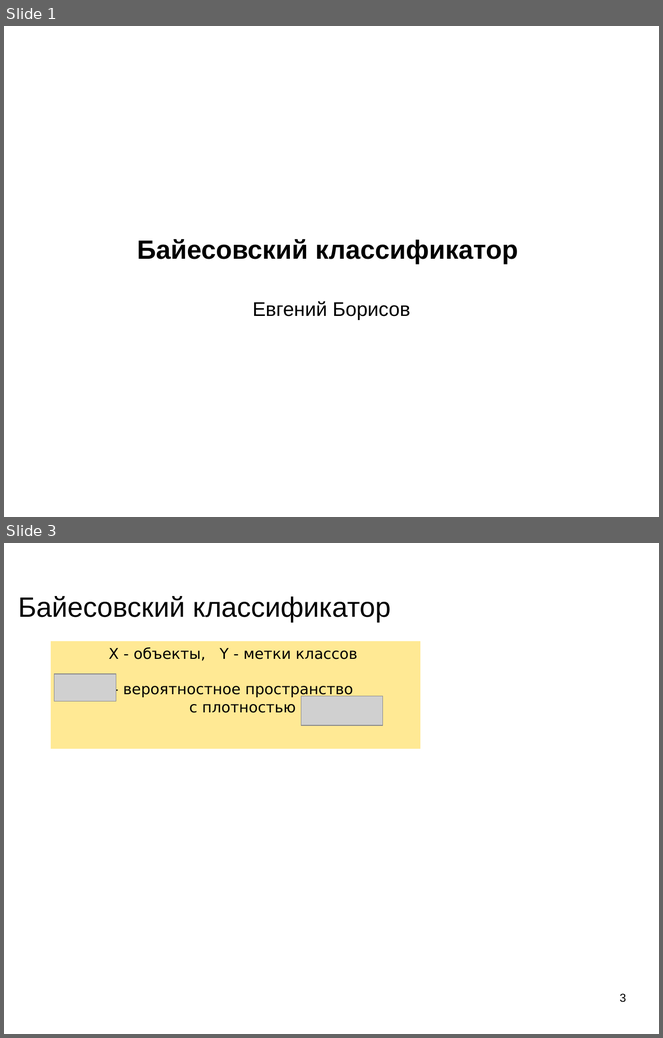
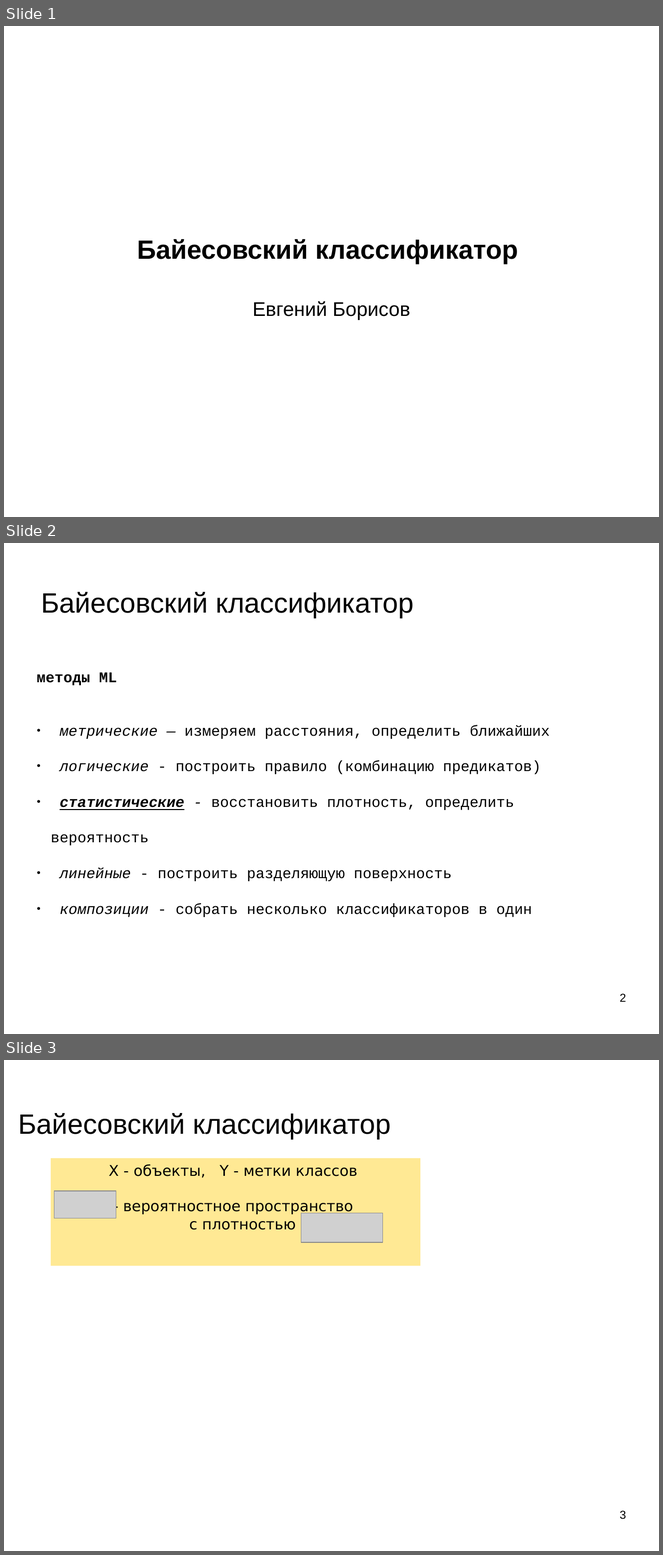
Before and after one commit to mechanoid5/ml_lectorium_legacy, a slide deck: 11-bayes.odp. Shown one above the other, each under a label of ours: slides 1 and 3 before the commit, slides 1, 2 and 3 after it; the slides between them are not shown. The pictures are 663x1038 and 663x1555 pixels, drawn with LibreOffice and Linux fonts; fonts in the diff are those of the drawing; grey boxes stand for pictures; background and template pictures are left out. Boxes give left, top, right and bottom in pixels: in the first picture for what was removed or moved away, otherwise in the second. Text is boxed around its words. In the diff, an @@ line names an element or a change of style, - is before the commit and + after.

```diff
--- a/11-bayes.odp
+++ b/11-bayes.odp
@@ slide 2 added at [4, 543, 659, 1034], background picture (left out) @@
@@ title added at [41, 592, 414, 618], 33.9 pt, text #000000 @@
+Байесовский классификатор
@@ text added at [37, 672, 550, 917], 18 pt, text #000000 @@
+методы ML
+● метрические — измеряем расстояния, определить ближайших
+● логические - построить правило (комбинацию предикатов)
+● статистические - восстановить плотность, определить вероятность
+● линейные - построить разделяющую поверхность
+● композиции - собрать несколько классификаторов в один
@@ page number added at [620, 994, 626, 1002], 14 pt, text #000000 @@
+2
```
Also in this commit, not shown: 1 slide removed, 3 other files.
